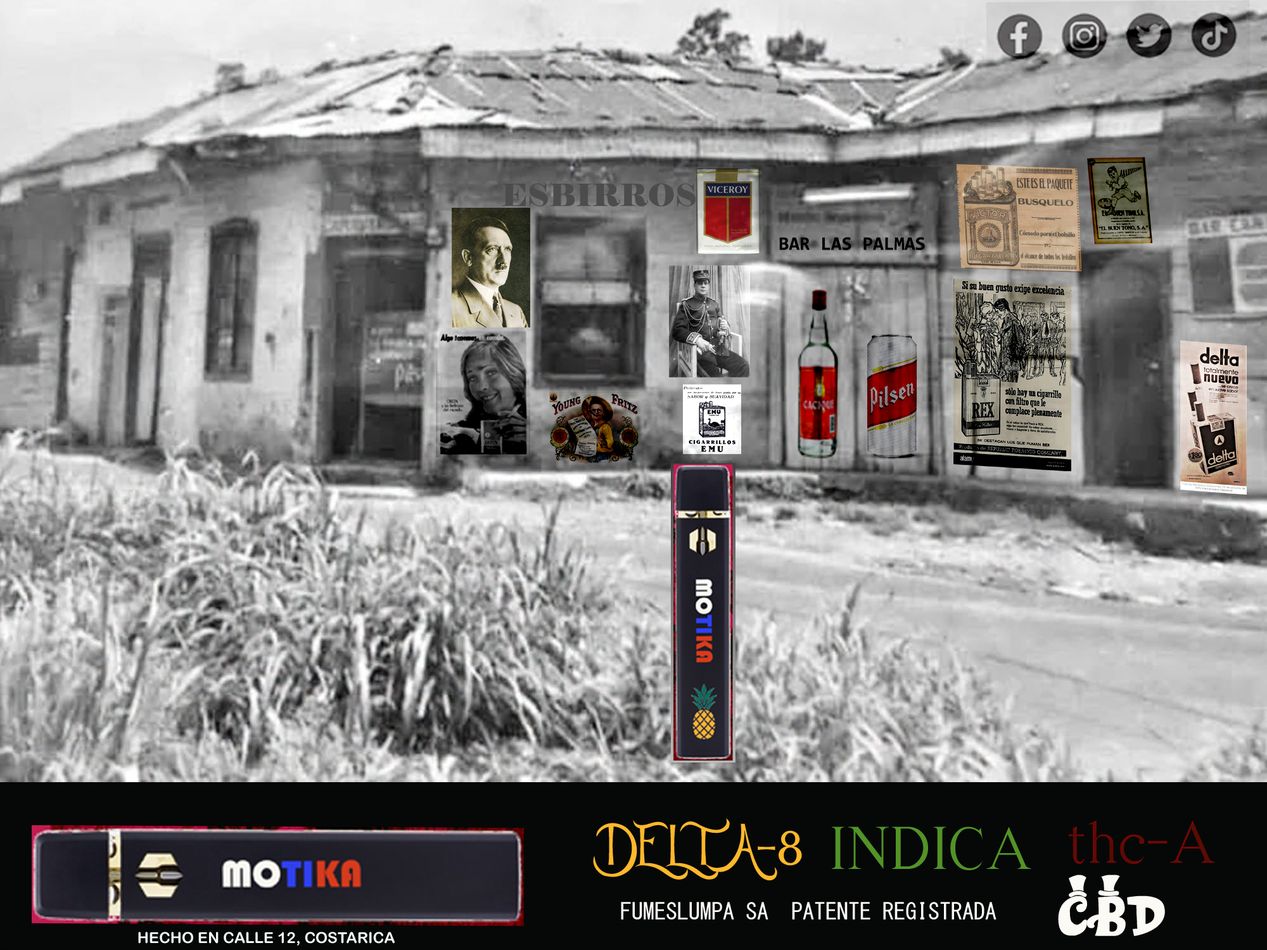
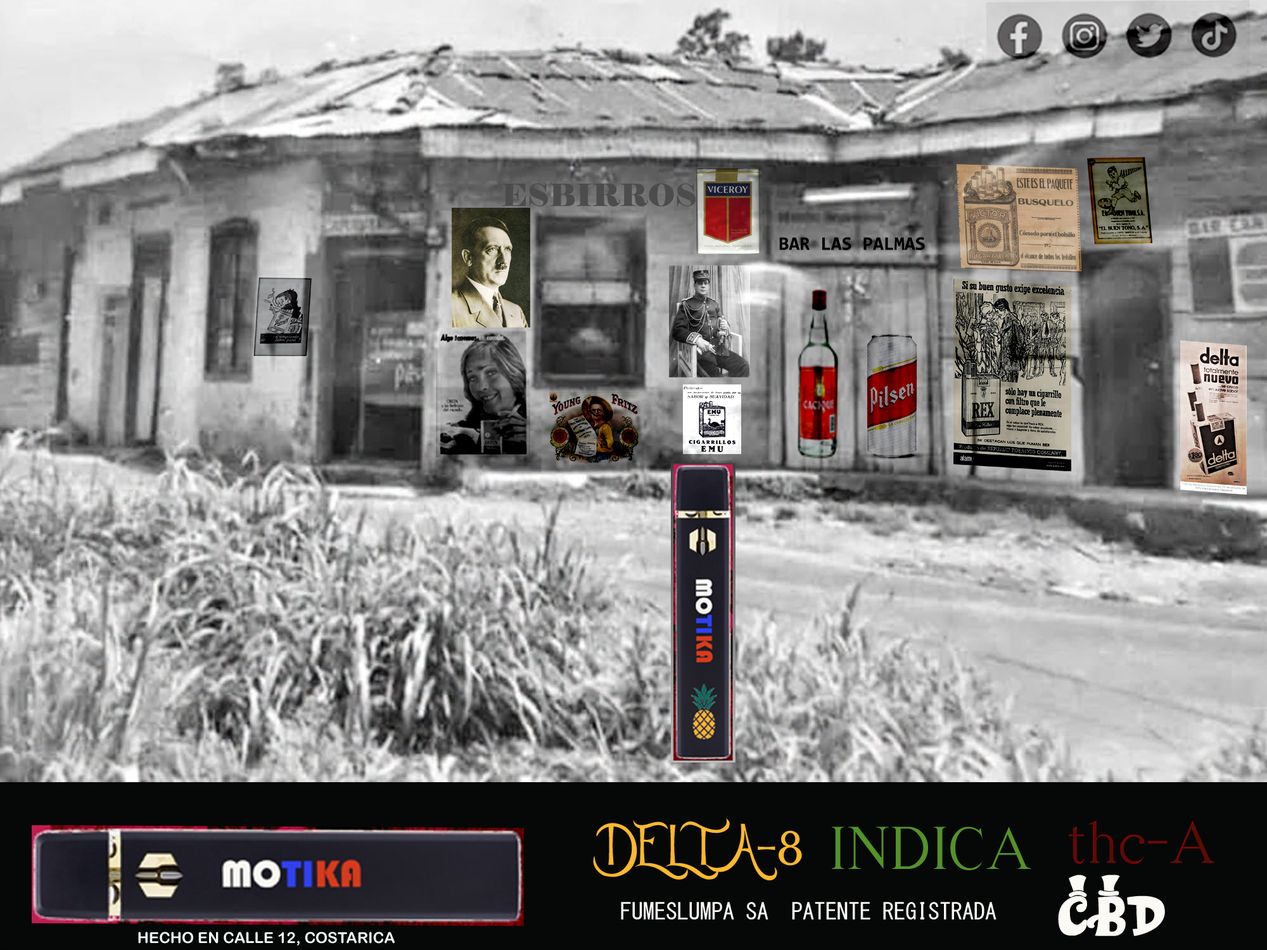
The second 1267 x 950 image is a revision of the first. Changes to its layers:
added layer "Layer 28" (linear burn) above "Layer 27" over [253, 277, 312, 357]
